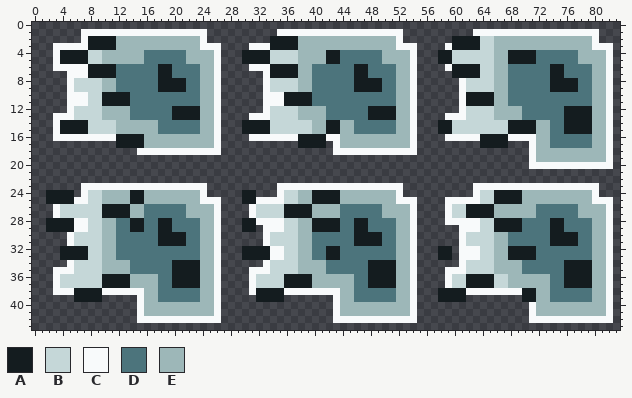
Two states of a sprite sheet, Art/MagicAttack2x2-Sheet.png. Above, as it was before the edit.
The file is 84x44 pixels.
Palette (. is transparent): A #141c1f  B #c5d7d8  C #f8fafb  D #4c747c  E #9db7b8
The same view after the edit:
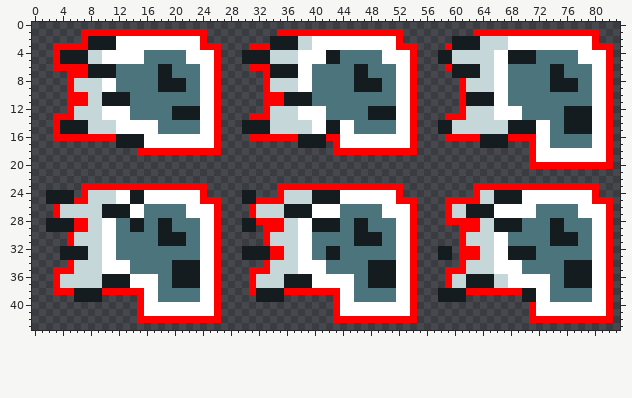
The exact change:
Colour C changes from #f8fafb to #ff0000.
Colour E changes from #9db7b8 to #ffffff.
The author changed colour E to colour B in rows 2 to 3 at x 38 to 39 and 66 to 67; in rows 24 to 25 at x 10 to 11 and 38 to 39.
